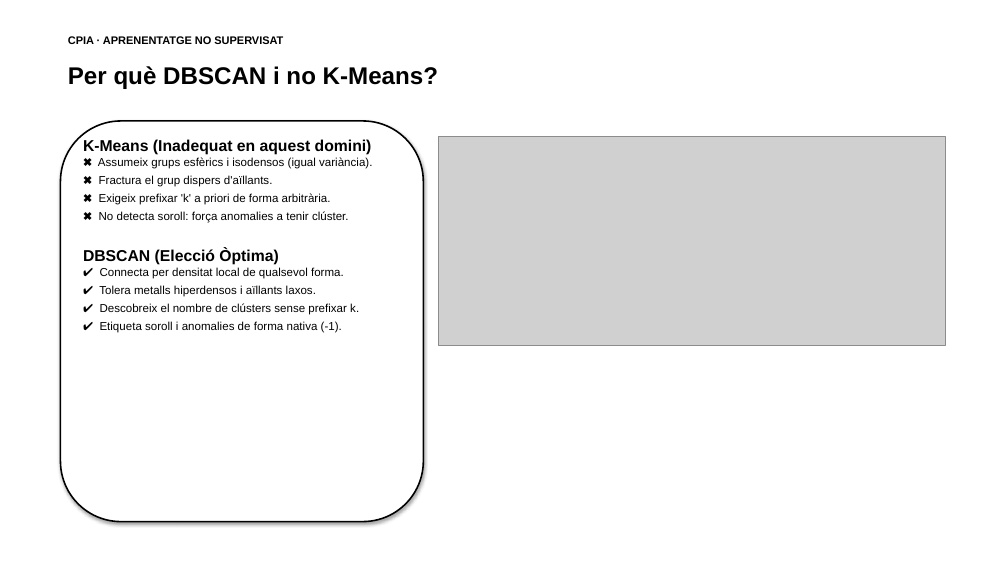
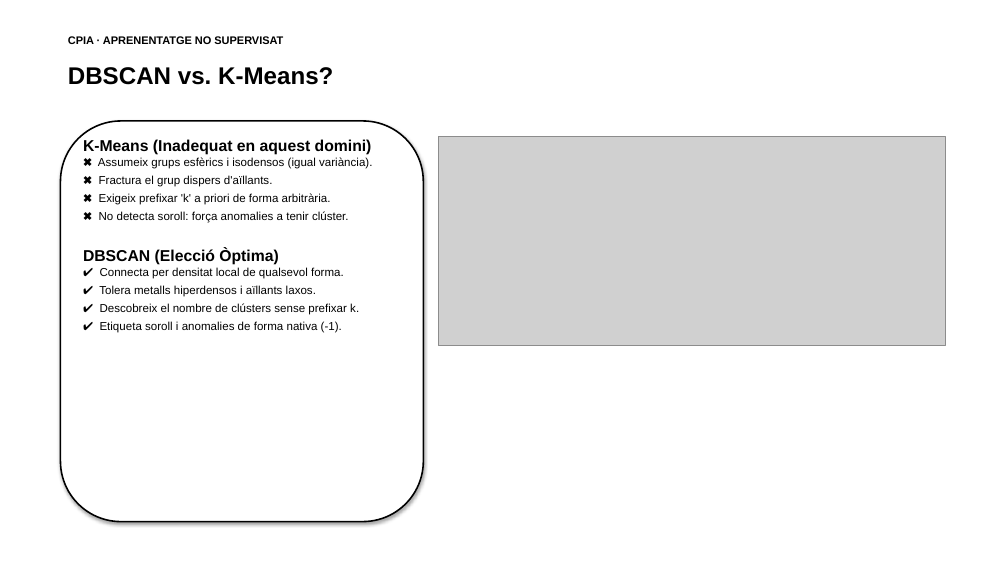
Before and after one commit to ArnauMontull/CPIA-Expo, a slide deck: slide 4 of presentacion/presentacion_materiales_uriel.pptx. Drawn at 1008x567 pixels with LibreOffice and Linux fonts; fonts in the diff are those of the drawing; grey boxes stand for pictures. Boxes give left, top, right and bottom in pixels: in the first picture for what was removed or moved away, otherwise in the second. Text is boxed around its words. In the diff, an @@ line names an element or a change of style, - is before the commit and + after.

Commit message:
docs(slides): actualitzar presentacio d'Uriel amb els canvis de disseny i text

```diff
--- a/presentacion/presentacion_materiales_uriel.pptx
+++ b/presentacion/presentacion_materiales_uriel.pptx
@@ text at [68, 67, 333, 85]: text changed @@
-Per què DBSCAN i no K-Means?
+DBSCAN vs. K-Means?
```
Also in this commit, not shown: 3 other slides changed, 4 other files.
